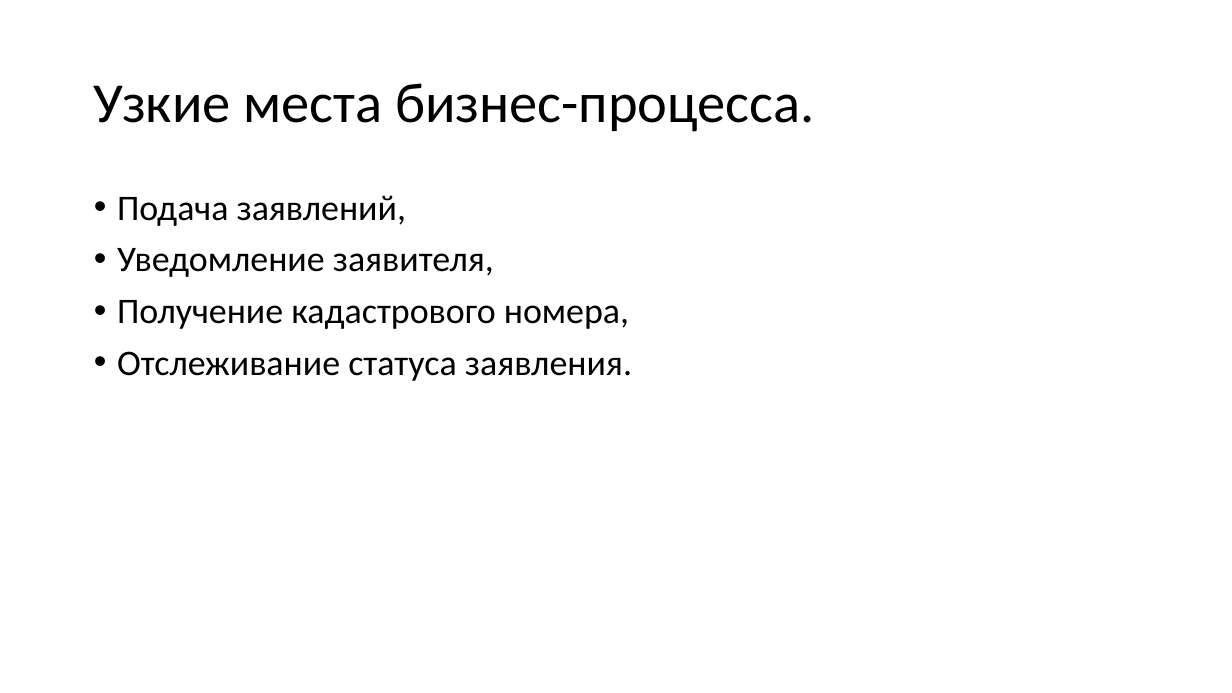
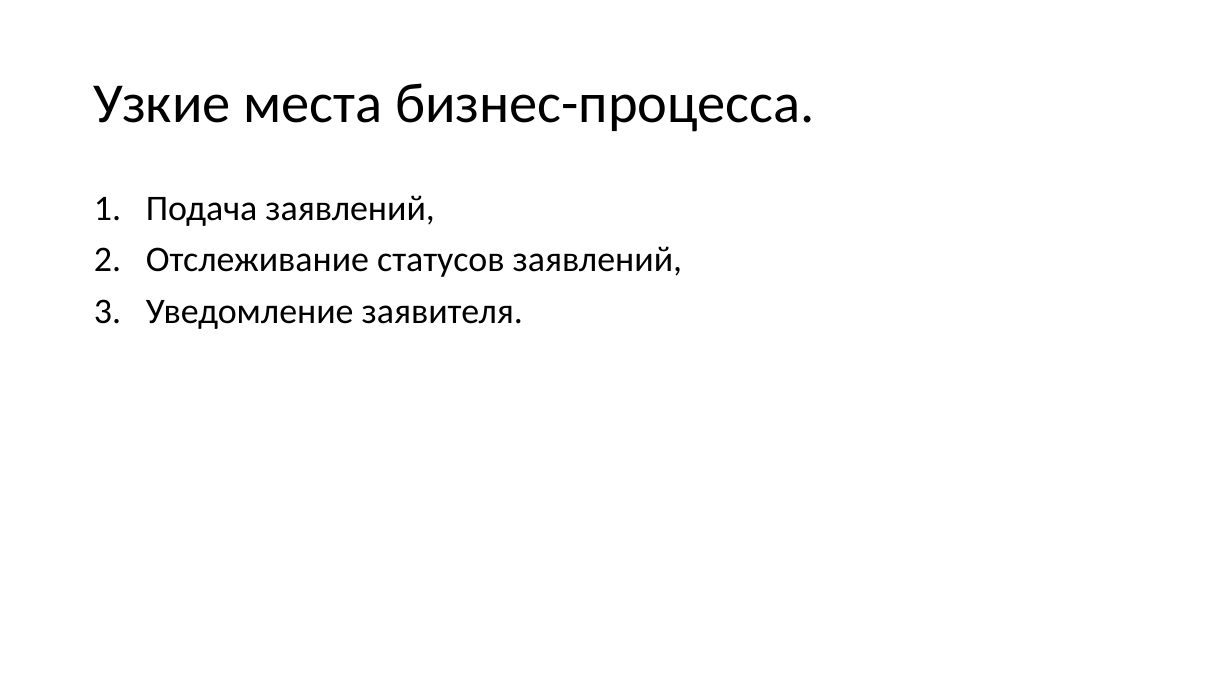
Before and after one commit to mcdodik20008/docs, a slide deck: slide 6 of Презентация.pptx. Drawn at 1232x693 pixels with LibreOffice and Linux fonts; fonts in the diff are those of the drawing. Boxes give left, top, right and bottom in pixels: in the first picture for what was removed or moved away, otherwise in the second. Text is boxed around its words. In the diff, an @@ line names an element or a change of style, - is before the commit and + after.

Commit message:
Узкие места презентации

```diff
--- a/Презентация.pptx
+++ b/Презентация.pptx
@@ text at (x1=146, y1=195, x2=434, y2=226): text colour #303030 to #000000 in "Подача заявлений,"; bullet • to 1. @@
@@ text at (x1=146, y1=246, x2=682, y2=329): text changed; text colour #303030 to #000000 @@
-• Уведомление заявителя,
-• Получение кадастрового номера,
-• Отслеживание статуса заявления.
+2. Отслеживание статусов заявлений,
+3. Уведомление заявителя.
```
Also in this commit, not shown: 11 other slides changed, 2 other files.
